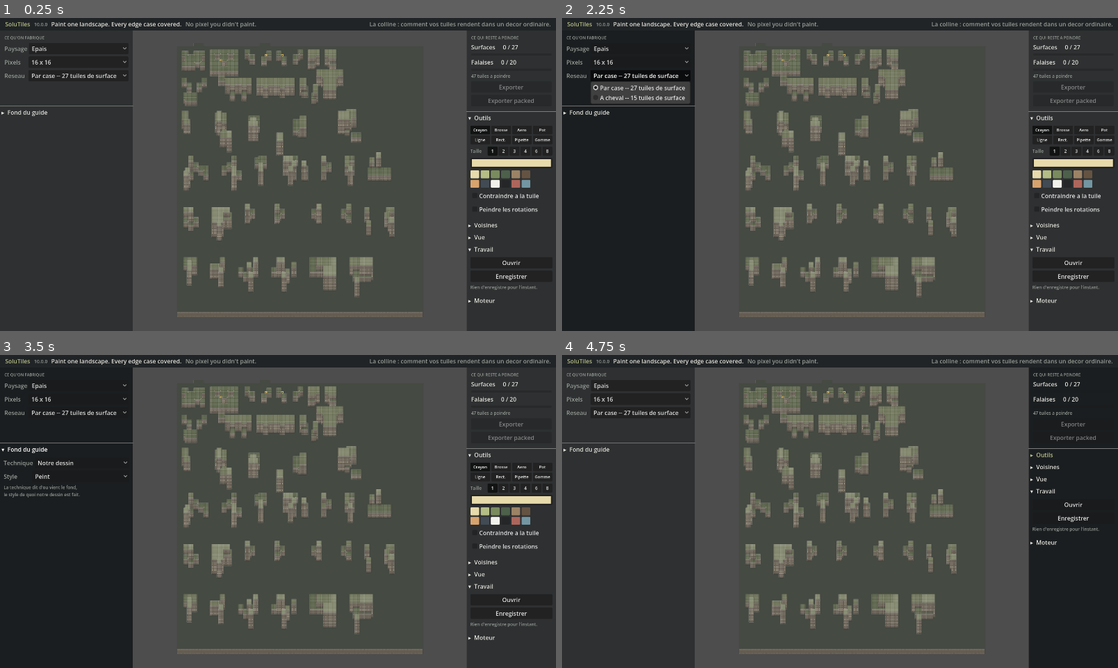
Above: before the commit, frames 1-4 (two rows, left to right).
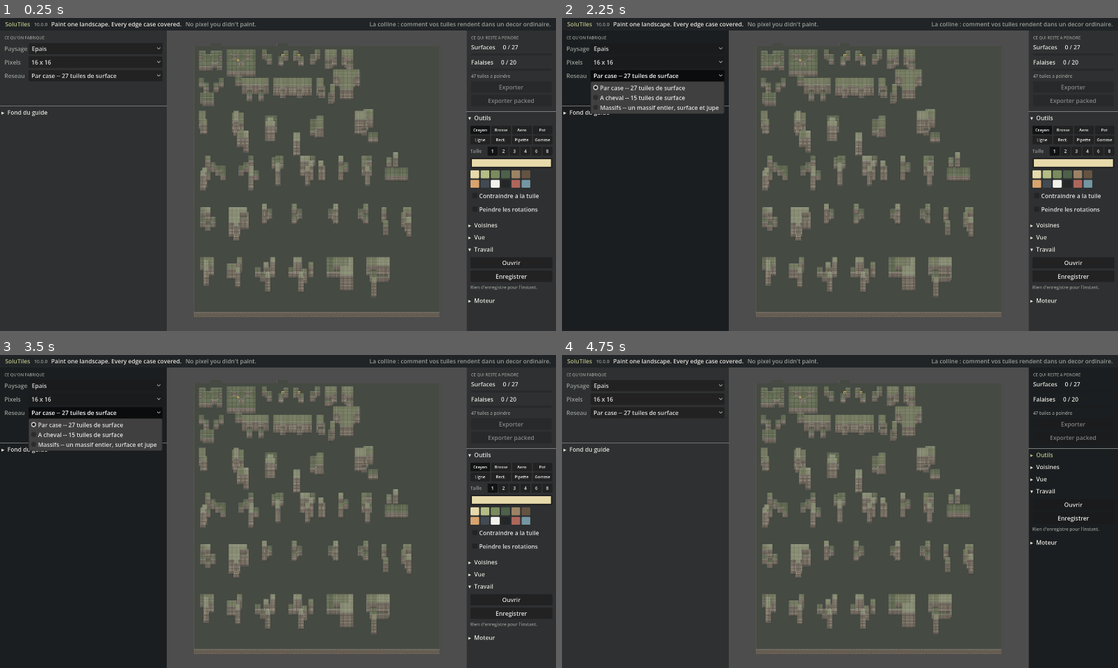
Above: after the commit, the same moments.

Repository: darref/MarchingSquares
Game: Godot game, scene res://ui/editor.tscn
The game is run twice, just before and just after one commit, with the same random seed, the same clock (stepped at 60 frames per second) and the same inputs.
Inputs (mouse positions are in pixels of both pictures, inside the frame that each line leads up to):
- Up to frame 1 (0.25 s): no input
- Up to frame 2 (2.25 s): click "Epais" at 0.5 s; click "16 x 16" at 1.25 s; click "Par case -- 27 tuiles de surf…" at 2 s
- Up to frame 3 (3.5 s): click "▸ Fond du guide" at 2.75 s
- Up to frame 4 (4.75 s): click (628, 448) at 3.5 s, where only the run before the commit has a clickable "▾ Fond du guide"; click "▾ Outils" at 4.25 s

The runs differ from the first frame. In frame 1, 16% of the frame differs, in the area x 22-79%, y 4-100%; in frame 2, 16%; in frame 3, 18%, in the area x 0-79%, y 4-100%; in frame 4, 16%.

Commit message:
Le produit s'ouvre sur le modele des massifs : un paysage, un reseau, deux jauges
Le portage passe par UN SEUL point de contact -- core/families.gd -- et tout le
reste suit sans changer d'appel : l'editeur, le carnet, les panneaux et les
exportateurs y lisent deja ce qu'une famille livre.

CE QUE LA FAMILLE MASSIF CHANGE, ET C'EST LE FOND DU MODELE : une case porte UNE
pose, jupe comprise. Il n'y a donc ni carte de surface a nettoyer de ses robes,
ni roles a compter a part. L'ancien modele devait retirer de sa carte les cases
qu'une robe recouvre -- sur la carte, une case de robe est une case du sol d'en
dessous -- et c'est cet ecart entre ce que la case EST et ce qu'elle MONTRE qui
avait fait declarer les 36 roles livres apres UNE surface peinte. Ici la
question ne se pose pas.

Les deux jauges lisent donc la MEME carte, coupee par la BANDE de la tuile :
14 surfaces, 25 jupes, 39 tuiles a peindre. La coupure ne sert qu'a dire ou en
est le travail -- un vocabulaire, une planche, un carnet.

⚠ ET UN RESEAU GRISE NE RESTE PLUS SELECTIONNE. Tous les couples paysage/reseau
n'existent pas : le modele des massifs a son propre guide, que l'ancien
vocabulaire ne couvre pas. La liste se deplace sur le premier reseau couvert,
sinon on chargerait un guide avec un reseau qu'il ne porte pas -- des compteurs
a zero et un crayon qui refuse tout, sans que rien ne le dise.

Le fond se dessine d'un coup, et c'est mesure : 1 018 ms pour le guide entier en
2432x3968. Le decoupage par etapes existait parce que l'ancien fond coutait deux
a cinq secondes ; ici il n'a pas lieu d'etre, et il n'y a pas d'image plate a
part puisque le modele ne pose aucune ombre portee.

117 scripts, 0 en erreur. Vocabulaire du pinceau : 37 -> 39 tuiles, unies avec
celles du guide -- dont chaque monde sort d'une suite de tampons, donc dont
chaque tuile est atteignable PAR CONSTRUCTION.

Co-Authored-By: Claude Opus 5 <noreply@anthropic.com>
Claude-Session: https://claude.ai/code/session_01CR3kBasX3QMYT9uVzmtFt2

Diff:
--- a/core/brush_vocabulary.gd
+++ b/core/brush_vocabulary.gd
@@ -1,18 +1,17 @@
 # LE VOCABULAIRE DU PINCEAU : les tuiles que le GESTE atteint.
 #
-# GENERE PAR `tools/brush_census.gd -- <gestes> --ecrire` -- ne pas editer.
+# GENERE PAR `tools/brush_census.gd -- <gestes> --ecrire`, et complete par le GUIDE --
+# dont chaque monde sort d une suite de tampons, donc dont chaque tuile est atteignable
+# par construction. Ne pas editer a la main.
 #
-# C'EST CELUI-LA QU'ON LIVRE, PAS LA FORME CLOSE. Min trois n'est pas une regle en
-# soi : c'est la consequence d'un pinceau qui pose une tuile de surface PLEINE en 3x3
-# et laisse les huit contours se raccommoder par calcul. Le peintre peint de la
-# surface ; le reste suit. Le modele doit donc prevoir les tuiles necessaires a CELA,
-# ni plus ni moins. La forme close, elle, reste la BORNE HAUTE : elle garde I8, elle
-# n'est plus la cible.
+# C EST CELUI-LA QU ON LIVRE, PAS LA FORME CLOSE. Min trois n est pas une regle en soi :
+# c est la consequence d un pinceau qui pose une tuile de surface PLEINE en 3x3 et laisse
+# les huit contours se raccommoder par calcul. Le peintre peint de la surface ; le reste
+# suit. La forme close reste la BORNE HAUTE : elle garde I8, elle n est plus la cible.
 #
 # ET LA LISTE NE PEUT QUE CROITRE : une battue qui ne rencontre pas une tuile prouve
-# qu'elle est rare, jamais qu'elle est impossible. Ecraser la liste avec le resultat
-# d'une seule execution ferait disparaitre ce qu'une autre avait trouve.
+# qu elle est rare, jamais qu elle est impossible.
 extends RefCounted
 
 static func tiles() -> Array[int]:
-	return [28, 31, 112, 124, 127, 223, 241, 253, 255, 287, 479, 497, 503, 511, 543, 735, 753, 759, 767, 775, 961, 967, 65556, 65557, 65616, 65617, 65620, 65813, 65873, 66053, 66069, 66113, 66117, 66129, 66309, 66369, 66373] as Array[int]
+	return [28, 31, 112, 124, 127, 223, 241, 253, 255, 287, 479, 497, 503, 511, 543, 735, 753, 759, 767, 775, 961, 967, 65556, 65557, 65616, 65617, 65620, 65813, 65873, 66053, 66065, 66069, 66113, 66117, 66129, 66305, 66309, 66369, 66373] as Array[int]
--- a/core/families.gd
+++ b/core/families.gd
@@ -27,9 +27,19 @@
 const HeightMask := preload("res://core/height_mask.gd")
 const Walls := preload("res://core/walls.gd")
 const Thickness := preload("res://core/thickness.gd")
+const Massifs := preload("res://core/massifs.gd")
+const Brush := preload("res://core/brush_vocabulary.gd")
 
 const BY_CELL: StringName = &"cell"
 const BY_CORNER: StringName = &"corner"
+## LE MODELE DES MASSIFS : une seule famille, un seul vocabulaire.
+##
+## ⚠ ICI LA FALAISE N'EST PLUS UN SECOND VOCABULAIRE. Un massif se dessine ENTIER -- sa
+## surface et sa jupe -- et une tuile est le couple (silhouette, bande). Il n'y a donc ni
+## carte de surface a nettoyer de ses robes, ni roles a compter a part : une case porte une
+## pose, et c'est tout. Les deux jauges de l'editeur se lisent alors sur les BANDES d'un
+## meme vocabulaire, pas sur deux familles qui s'ignorent.
+const BY_MASSIF: StringName = &"massif"
 
 const FAMILIES: Dictionary = {
 	BY_CELL: {
@@ -40,7 +50,18 @@
 		"label": "A cheval",
 		"note": "15 tuiles de surface",
 	},
+	BY_MASSIF: {
+		"label": "Massifs",
+		"note": "un massif entier, surface et jupe",
+	},
 }
+
+
+## LE VOCABULAIRE DU MODELE DES MASSIFS : celui que le GESTE atteint, pas la forme close.
+## ⚠ LA FORME CLOSE RESTE LA BORNE HAUTE (core/massif_form.gd) ; elle garde l'invariant, elle
+## n'est plus la cible. Le peintre peint de la surface ; le reste suit.
+static func massif_tiles() -> Array[int]:
+	return Brush.tiles()
 
 
 static func ids() -> Array[StringName]:
@@ -68,6 +89,12 @@
 ## a l'interdit des reliefs d'une tuile d'epaisseur (core/thickness.gd), pas les 47 de la
 ## mathematique. Les 47 restent le theoreme (BlobIndex) ; les 27 sont le vocabulaire.
 static func surface_indices(family: StringName) -> PackedInt32Array:
+	if family == BY_MASSIF:
+		var out: PackedInt32Array = PackedInt32Array()
+		for tile: int in massif_tiles():
+			if Massifs.band_of(tile) == Massifs.SURFACE:
+				out.append(tile)
+		return out
 	if family == BY_CORNER:
 		return CornerIndex.all_indices()
 	return Thickness.SURFACE_INDICES
@@ -80,8 +107,20 @@
 ## Les roles de robe que le mode livre -- les 23 epais, pour les deux familles.
 ## ⚠ C'EST ICI QUE LA BARRE VIT, une seule fois : Walls garde sa mathematique des 36 et
 ## recoit la liste voulue en parametre (un preload Walls -> Thickness ferait un cycle).
-static func wall_roles() -> Array[Vector2i]:
-	return Thickness.wall_roles()
+static func wall_roles(family: StringName = BY_CELL) -> Array[Vector2i]:
+	return [] as Array[Vector2i] if family == BY_MASSIF else Thickness.wall_roles()
+
+
+## LES TUILES DE JUPE du modele des massifs : tout ce qui n'est pas une surface.
+## ⚠ ET ELLES SONT DANS LE MEME VOCABULAIRE que les surfaces, donc dans le meme carnet et
+## sur la meme planche. C'est ce qui distingue ce modele de l'ancien, ou une falaise avait
+## sa feuille a part parce qu'elle « sortait du plan ».
+static func massif_skirts() -> PackedInt32Array:
+	var out: PackedInt32Array = PackedInt32Array()
+	for tile: int in massif_tiles():
+		if Massifs.band_of(tile) != Massifs.SURFACE:
+			out.append(tile)
+	return out
 
 
 ## Ce qu'on peint -> l'index qu'il porte.
@@ -91,6 +130,8 @@
 ## `Vector2i` mais ne designent pas la meme chose -- raison pour laquelle la peinture des
 ## deux familles ne partage jamais le meme carnet.
 static func index_map(family: StringName, heights: PackedStringArray) -> Dictionary:
+	if family == BY_MASSIF:
+		return Massifs.visible(heights)
 	if family == BY_CORNER:
 		return CornerIndex.index_map(heights)
 	return Coverage.index_map(heights)
@@ -98,6 +139,8 @@
 
 ## Le rapport de couverture de la famille sur ce relief.
 static func analyse(family: StringName, heights: PackedStringArray) -> Dictionary:
+	if family == BY_MASSIF:
+		return _massif_report(heights)
 	if family == BY_CORNER:
 		return CornerIndex.analyse_relief(heights)
 	return Coverage.analyse_relief(heights)
@@ -121,6 +164,13 @@
 ## est rendue telle quelle.
 static func surface_map(family: StringName, heights: PackedStringArray) -> Dictionary:
 	var indices: Dictionary = index_map(family, heights)
+	# ⚠ RIEN A NETTOYER : une case porte UNE pose, jupe comprise. L'ancien modele devait
+	# retirer de la carte de surface les cases qu'une robe recouvre -- sur la carte, une case
+	# de robe est une case du sol d'en dessous -- et c'est cet ecart entre « ce que la case
+	# est » et « ce qu'elle montre » qui a fait declarer les 36 roles livres apres UNE
+	# surface peinte. Ici la question ne se pose pas.
+	if family == BY_MASSIF:
+		return indices
 	if family == BY_CORNER:
 		return indices
 	var covered: Dictionary = Walls.visible_roles(heights)
@@ -136,6 +186,8 @@
 ## lit l'editeur pour tracer sa grille et refuser le crayon, et que lit la suite pour
 ## verifier qu'un mode trouve tout son vocabulaire hors de la plaine : un seul endroit.
 static func paintable_map(family: StringName, heights: PackedStringArray) -> Dictionary:
+	if family == BY_MASSIF:
+		return Massifs.paintable(heights)
 	var kept: Dictionary = {}
 	var carried: Dictionary = surface_map(family, heights)
 	for at: Vector2i in carried.keys():
@@ -157,6 +209,8 @@
 
 ## Les jumelles : ce qui porte le meme index porte la meme tuile.
 static func groups(family: StringName, index_by_key: Dictionary) -> Dictionary:
+	if family == BY_MASSIF:
+		return Massifs.cells_by_key(index_by_key)
 	if family == BY_CORNER:
 		return CornerIndex.points_by_index(index_by_key)
 	return Coverage.cells_by_index(index_by_key)
@@ -164,6 +218,8 @@
 
 ## Un index ecrit par ses bits, dans le vocabulaire de sa famille.
 static func describe(family: StringName, index: int) -> String:
+	if family == BY_MASSIF:
+		return Massifs.describe(index)
 	if family == BY_CORNER:
 		return CornerIndex.describe(index)
 	# ⚠ UNE TUILE PAR CASE EST UN COUPLE : la silhouette, et ce qu'il y a au-dela de ses
@@ -202,4 +258,33 @@
 ## La lettre qui nomme la famille dans les cles de sauvegarde et d'export.
 ## `S` pour la surface par case, `C` pour le croisement.
 static func key_letter(family: StringName) -> String:
+	if family == BY_MASSIF:
+		return "M"
 	return "C" if family == BY_CORNER else "S"
+
+
+## LE RAPPORT DU MODELE DES MASSIFS, dans la forme que l'interface lit deja.
+static func _massif_report(heights: PackedStringArray) -> Dictionary:
+	var wanted: Array[int] = massif_tiles()
+	var got: Dictionary = Massifs.analyse(heights, wanted)
+	var groups_by: Dictionary = got["groups"]
+	var present: Array[int] = []
+	var occurrences: Dictionary = {}
+	var positions: Dictionary = {}
+	var filled: int = 0
+	for tile: int in wanted:
+		if not groups_by.has(tile):
+			continue
+		var cells: Array[Vector2i] = groups_by[tile]
+		present.append(tile)
+		occurrences[tile] = cells.size()
+		positions[tile] = cells
+		filled += cells.size()
+	return {
+		"filled_count": filled,
+		"present": present,
+		"missing": got["missing"],
+		"occurrences": occurrences,
+		"positions": positions,
+		"is_complete": bool(got["is_complete"]),
+	}
--- a/core/modes.gd
+++ b/core/modes.gd
@@ -16,8 +16,14 @@
 extends RefCounted
 
 const Thickness := preload("res://core/thickness.gd")
+const Massifs := preload("res://core/massifs.gd")
+const Brush := preload("res://core/brush_vocabulary.gd")
 
 const EPAIS: StringName = &"epais"
+## LE MODELE DES MASSIFS. ⚠ SON GUIDE EST BATI PAR LE GESTE, ENTIEREMENT : chacun de ses
+## mondes sort d'une suite de tampons, donc la marche EST la preuve qu'il est atteignable.
+## Il ne montre a l'artiste que ce que le pinceau saura faire.
+const MASSIFS: StringName = &"massifs"
 
 ## L'ancien nom du mode par defaut, garde comme alias le temps que tout le monde parle
 ## epais. Il pointe le MEME mode : il n'y en a qu'un.
@@ -37,7 +43,25 @@
 			"wall_tiles": Thickness.wall_roles().size(),
 			"min_occurrences": 1,
 		},
+		MASSIFS: {
+			"label": "Massifs",
+			"guide_path": "res://guides/massifs.txt",
+			"surface_tiles": _massif_count(Massifs.SURFACE, true),
+			"wall_tiles": _massif_count(Massifs.SURFACE, false),
+			"min_occurrences": 1,
+		},
 	}
+
+
+## Les tuiles du modele des massifs, par bande -- les surfaces d'un cote, les jupes de
+## l'autre. ⚠ ELLES SONT DANS UN SEUL VOCABULAIRE ET SUR UNE SEULE PLANCHE : la coupure
+## n'existe que pour les deux jauges de l'editeur, qui disent ou en est le travail.
+static func _massif_count(band: int, equal: bool) -> int:
+	var many: int = 0
+	for tile: int in Brush.tiles():
+		if (Massifs.band_of(tile) == band) == equal:
+			many += 1
+	return many
 
 
 ## Identifiants des modes, dans l'ordre de la liste deroulante.
--- a/ui/editor.gd
+++ b/ui/editor.gd
@@ -284,6 +284,16 @@
 	for index: int in range(choice.item_count):
 		var family: StringName = choice.get_item_metadata(index)
 		choice.set_item_disabled(index, not Families.is_covered(family, _heights))
+	# ⚠ ET SI LE RESEAU CHOISI N EST PAS COUVERT, ON EN PREND UN QUI L EST. Un paysage et un
+	# reseau se choisissent separement, mais tous les couples n existent pas : le modele des
+	# massifs a son propre guide, et l ancien vocabulaire ne le couvre pas. Laisser la liste
+	# sur une entree grisee chargerait un guide avec un reseau qu il ne porte pas -- des
+	# compteurs a zero et un crayon qui refuse tout, sans que rien ne le dise.
+	if choice.item_count > 0 and choice.is_item_disabled(choice.selected):
+		for index2: int in range(choice.item_count):
+			if not choice.is_item_disabled(index2):
+				choice.selected = index2
+				break
 
 
 func _on_family_selected(_index: int) -> void:
@@ -839,11 +849,20 @@
 	# On repasse par les roles deja rassembles : les recalculer a chaque coup de crayon
 	# relirait tout le relief pour rien.
 	var walls: Dictionary = Walls.resolve_roles(work.wall_roles(), work.painted_wall_cells(),
-			Families.wall_roles())
+			Families.wall_roles(_current_family()))
+	# ⚠ DANS LE MODELE DES MASSIFS, LES DEUX JAUGES LISENT LA MEME CARTE. Un massif se dessine
+	# entier : sa surface et sa jupe sont dans UN vocabulaire, sur UNE planche, dans UN carnet.
+	# La coupure entre les deux jauges n est plus celle de deux familles qui s ignorent, c est
+	# la BANDE de la tuile -- et elle ne sert qu a dire ou en est le travail.
+	if _current_family() == Families.BY_MASSIF:
+		walls = Delivery.resolve_indexed(work.surface_index(), work.painted_surface_cells(),
+				Families.massif_skirts())
 	var surface_done: int = surface["delivered"].size()
 	var surface_total: int = Families.surface_tile_count(_current_family())
 	var wall_done: int = walls["delivered"].size()
-	var wall_total: int = Families.wall_roles().size()
+	var wall_total: int = Families.wall_roles(_current_family()).size()
+	if _current_family() == Families.BY_MASSIF:
+		wall_total = Families.massif_skirts().size()
 
 	(%SurfaceLabel as Label).text = "Surfaces     %d / %d" % [surface_done, surface_total]
 	(%SurfaceBar as ProgressBar).max_value = float(surface_total)
--- a/ui/screenshot.gd
+++ b/ui/screenshot.gd
@@ -17,6 +17,10 @@
 var _stroked: bool = false
 var _editor: Node = null
 var _zoom_at: Vector2 = Vector2.ZERO
+## Le paysage a ouvrir, par son identifiant de mode. ⚠ IL SE POSE AVANT LE RESEAU : la
+## liste des reseaux se grise d'apres le guide, donc changer de paysage apres coup
+## deplacerait la selection sous nos pieds.
+var _mode: StringName = &""
 var _zoom_steps: int = 0
 var _zoomed: bool = false
 
@@ -56,6 +60,8 @@
 			"preuve":
 				_preview = true
 				_decor = 1
+			"massifs":
+				_mode = &"massifs"
 			"trait":
 				_strokes = true
 			_:
@@ -81,6 +87,13 @@
 func _process(_delta: float) -> bool:
 	_frames += 1
 	if _frames == 3:
+		if _mode != &"":
+			var modes: OptionButton = _editor.get_node("%ModeChoice")
+			for index2: int in range(modes.item_count):
+				if StringName(modes.get_item_metadata(index2)) == _mode:
+					modes.select(index2)
+					modes.item_selected.emit(index2)
+					break
 		if _family >= 0:
 			var family: OptionButton = _editor.get_node("%FamilyChoice")
 			family.select(_family)
--- a/ui/work_area.gd
+++ b/ui/work_area.gd
@@ -29,6 +29,8 @@
 const Families := preload("res://core/families.gd")
 const Seams := preload("res://core/seams.gd")
 const RenderJob := preload("res://render/guide_render_job.gd")
+const MassifScene := preload("res://render/massif_scene.gd")
+const MassifTiles := preload("res://render/massif_tiles.gd")
 
 ## Emis des que la peinture change : l'editeur s'en sert pour rafraichir ses compteurs.
 signal painting_changed
@@ -516,13 +518,27 @@
 func _redraw_background() -> void:
 	if _heights.is_empty():
 		return
-	_cache_key = "%d:%d:%d:%d:%d" % ["
+	_cache_key = "%s:%d:%d:%d:%d:%d" % [guide_family, "
 ".join(_heights).hash(), GUIDE_TILE, int(guide_ink), int(guide_purpose),
 			1 if guide_marks else 0]
 	if _cache.has(_cache_key):
 		var pair: Array = _cache[_cache_key]
 		_background = pair[0]
 		_background_flat = pair[1]
+		_job = null
+		loading_progress.emit(1, 1)
+		return
+	# ⚠ LE MODELE DES MASSIFS SE DESSINE D UN COUP, ET C EST MESURE : une seconde pour le
+	# guide entier (2432x3968). Le decoupage par etapes existe parce que l ancien fond coutait
+	# de deux a cinq secondes ; ici il n a pas lieu d etre. Et il n y a PAS d image plate a
+	# part : le modele ne pose aucune ombre portee, donc rien a masquer -- l ancien en avait
+	# une parce que ses ombres tombaient sur des cases de plaine qu aucune tuile ne porte.
+	if guide_family == Families.BY_MASSIF:
+		var made: Image = MassifScene.compose(_heights, 1,
+			MassifTiles.CONTOUR if guide_ink == GuideImage.Ink.WIREFRAME else MassifTiles.PEINT)
+		_background = ImageTexture.create_from_image(made)
+		_background_flat = _background
+		_cache[_cache_key] = [_background, _background_flat]
 		_job = null
 		loading_progress.emit(1, 1)
 		return
